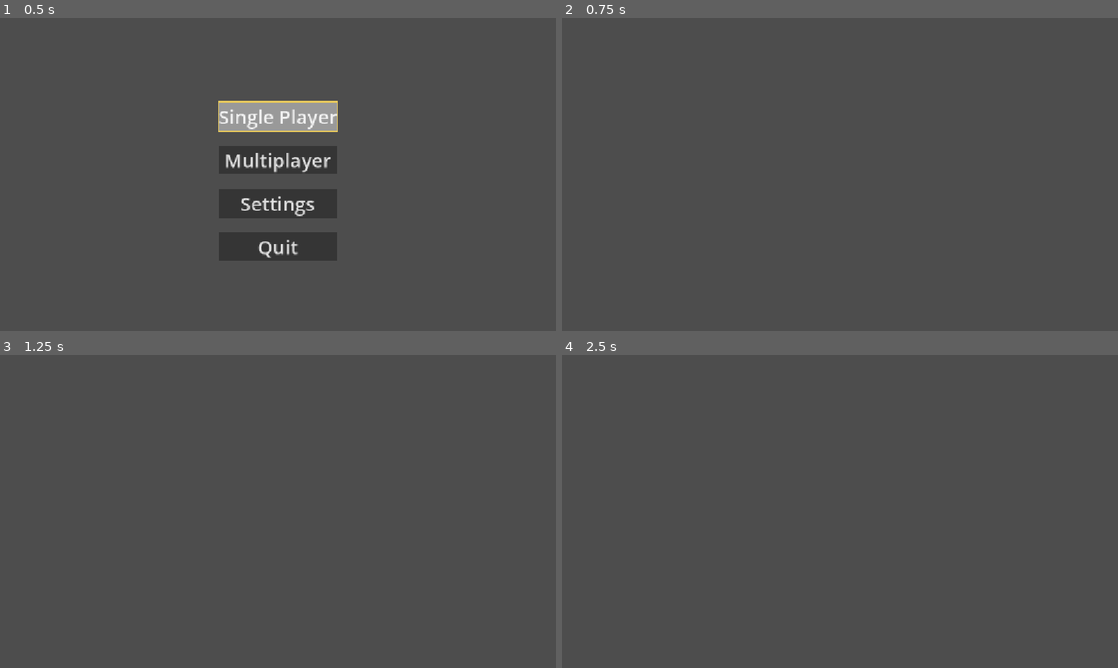
Above: before the commit, frames 1-4 (two rows, left to right).
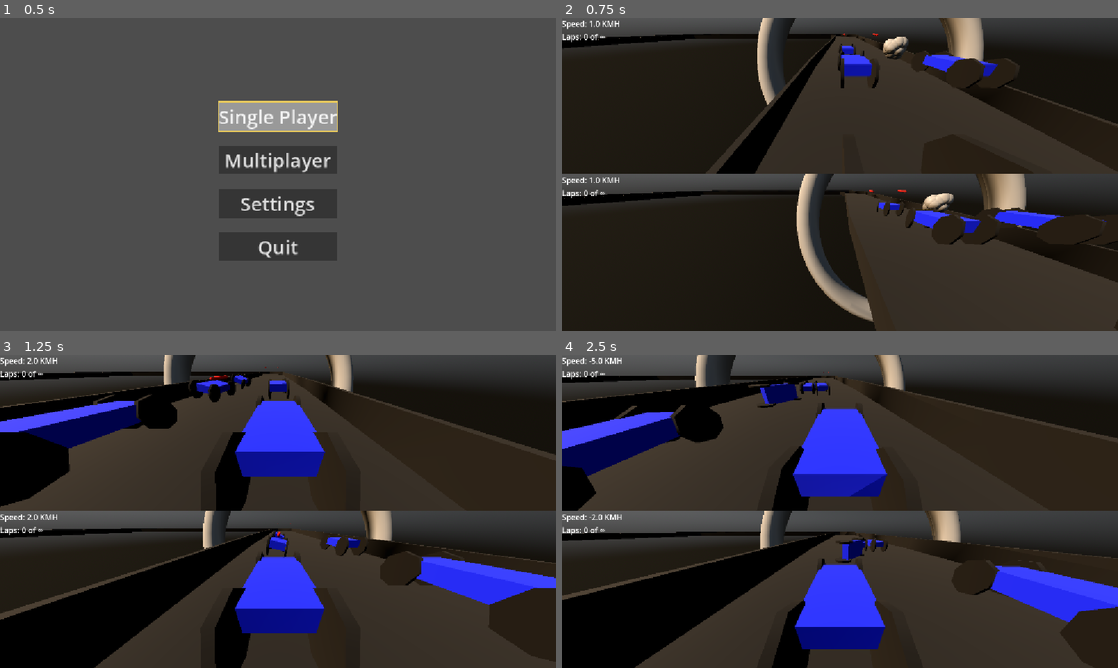
Above: after the commit, the same moments.

Repository: DwoaC/RickNRollRacing
Game: Godot game, scene res://gui/main.tscn
Two runs of this game, one before a commit and one after it. Both use one fixed random seed, a clock stepped at 60 frames per second and the inputs below. Sound files missing from this copy of the repository are replaced by a short silence.
Inputs:
- Up to frame 1 (0.5 s): no input
- Up to frame 2 (0.75 s): click "Single Player" at 0.5 s
- Up to frame 3 (1.25 s): no input
- Up to frame 4 (2.5 s): hold D (turn_right) 1.28-2.03 s; tap Keypad 8 (accelerate_p2) at 1.35 s; hold S (brake) from 2.03 s (still down); tap Keypad 5 (brake_p2) at 2.1 s

Frame 1 is identical in both runs. In frame 2, 93% of the frame differs, in the area x 0-100%, y 0-100%; in frame 3, 91%; in frame 4, 89%.
Error before the commit: Attempt to call function 'instantiate' in base 'null instance' on a null instance. (res://gamer_manager.gd:10)

Commit message:
subview containers refactored

Diff:
--- a/gui/main.gd
+++ /dev/null
@@ -1,24 +0,0 @@
-extends Node
-
-@onready var level_container = $LevelContainer
-@onready var ui_layer = $UILayer
-
-func trigger_level_load(path: String):
-	for child in level_container.get_children():
-		child.queue_free()
-
-	# 2. Add the Loading Screen UI
-	var loader = load("res://gui/loading_screen.tscn").instantiate()
-	loader.scene_path = path
-	ui_layer.add_child(loader)
-
-
-func finalize_load(new_level_resource: PackedScene):
-	var level_instance = new_level_resource.instantiate()
-	level_container.add_child(level_instance)
-
-	# 3. Position the Player at the level's SpawnPoint
-	spawn_player(level_instance)
-
-func spawn_player(level):
-	pass
--- a/gui/main.tscn
+++ b/gui/main.tscn
@@ -1,11 +1,37 @@
 [gd_scene load_steps=4 format=3 uid="uid://ddspl8kouh0vv"]
 
-[ext_resource type="Script" uid="uid://b0knhaj5nn7js" path="res://gui/main.gd" id="1_npj5w"]
 [ext_resource type="PackedScene" uid="uid://br0l8neg6qv7i" path="res://gui/loading_screen.tscn" id="2_640sx"]
 [ext_resource type="PackedScene" uid="uid://5u2ijg5e0xtr" path="res://gui/main_menu.tscn" id="3_mlcj6"]
 
+[sub_resource type="GDScript" id="GDScript_640sx"]
+script/source = "extends Node
+
+@onready var level_container = $LevelContainer
+@onready var ui_layer = $UILayer
+
+func trigger_level_load(path: String):
+	for child in level_container.get_children():
+		child.queue_free()
+
+	# 2. Add the Loading Screen UI
+	var loader = load(\"res://gui/loading_screen.tscn\").instantiate()
+	loader.scene_path = path
+	ui_layer.add_child(loader)
+
+
+func finalize_load(new_level_resource: PackedScene):
+	var level_instance = new_level_resource.instantiate()
+	level_container.add_child(level_instance)
+
+	# 3. Position the Player at the level's SpawnPoint
+	spawn_player(level_instance)
+
+func spawn_player(level):
+	pass
+"
+
 [node name="Main" type="Node"]
-script = ExtResource("1_npj5w")
+script = SubResource("GDScript_640sx")
 
 [node name="UILayer" type="CanvasLayer" parent="."]
 
--- a/gui/main_menu.gd
+++ b/gui/main_menu.gd
@@ -38,7 +38,7 @@
 
 func _on_single_player_btn_pressed():
 	# Tell our Main node to start the game
-	GamerManager.load_level("res://worlds/world_1.tscn")
+	GamerManager.load_level("res://worlds/main.tscn")
 	hide()
 
 func _on_multiplayer_btn_pressed():
--- /dev/null
+++ b/worlds/car_sub_viewport_container.tscn
@@ -0,0 +1,44 @@
+[gd_scene load_steps=4 format=3 uid="uid://fvlb3imihg64"]
+
+[ext_resource type="PackedScene" uid="uid://ekj5r33q5fo7" path="res://gui/car_gui/car_gui.tscn" id="1_arpq0"]
+[ext_resource type="PackedScene" uid="uid://c4jtxt7avcl0m" path="res://objects/camera/spring_mounted_camera.tscn" id="2_w7okf"]
+
+[sub_resource type="GDScript" id="GDScript_m61u3"]
+script/source = "extends SubViewportContainer
+
+@export var car: Car:
+	set(new_car):
+		car = new_car
+		if camera:
+			camera.car = car
+		if ui:
+			ui.car = car
+
+@onready var camera: CameraPivot = %Camera
+@onready var ui: CanvasLayer = %CanvasLayer
+
+func _ready() -> void:
+	if car and not camera.car:
+		camera.car = car
+	if car and not ui.car:
+		ui.car = car
+"
+
+[node name="SubViewportContainer1" type="SubViewportContainer"]
+size_flags_horizontal = 3
+size_flags_vertical = 3
+stretch = true
+script = SubResource("GDScript_m61u3")
+
+[node name="SubViewport1" type="SubViewport" parent="."]
+handle_input_locally = false
+audio_listener_enable_2d = true
+audio_listener_enable_3d = true
+size = Vector2i(2, 2)
+render_target_update_mode = 4
+
+[node name="CanvasLayer" parent="SubViewport1" instance=ExtResource("1_arpq0")]
+unique_name_in_owner = true
+
+[node name="Camera" parent="SubViewport1" instance=ExtResource("2_w7okf")]
+unique_name_in_owner = true
--- a/worlds/main.tscn
+++ b/worlds/main.tscn
@@ -1,27 +1,9 @@
-[gd_scene load_steps=7 format=3 uid="uid://bo136s21spad7"]
+[gd_scene load_steps=5 format=3 uid="uid://bo136s21spad7"]
 
 [ext_resource type="Script" uid="uid://wa8fcxpyoxdq" path="res://worlds/main.gd" id="1_q4nr1"]
-[ext_resource type="PackedScene" uid="uid://ekj5r33q5fo7" path="res://gui/car_gui/car_gui.tscn" id="2_s6w6s"]
-[ext_resource type="PackedScene" uid="uid://c4jtxt7avcl0m" path="res://objects/camera/spring_mounted_camera.tscn" id="3_t4qxf"]
+[ext_resource type="PackedScene" uid="uid://fvlb3imihg64" path="res://worlds/car_sub_viewport_container.tscn" id="2_t4qxf"]
 [ext_resource type="PackedScene" uid="uid://bfkasrbu3llwy" path="res://worlds/world.tscn" id="4_04cs4"]
 [ext_resource type="PackedScene" uid="uid://lesp7rhwlcij" path="res://objects/cars/player.tscn" id="5_h51hw"]
-
-[sub_resource type="GDScript" id="GDScript_m61u3"]
-script/source = "extends SubViewportContainer
-
-@export var car: Car:
-	set(new_car):
-		car = new_car
-		if camera:
-			camera.car = car
-
-@onready var camera: CameraPivot = %Camera
-@onready var ui: CanvasLayer = %CanvasLayer
-
-func _ready() -> void:
-	if car and not camera.car:
-		camera.car = car
-"
 
 [node name="Main" type="Node3D"]
 script = ExtResource("1_q4nr1")
@@ -35,44 +17,13 @@
 theme_override_constants/h_separation = 0
 theme_override_constants/v_separation = 0
 
-[node name="SubViewportContainer1" type="SubViewportContainer" parent="GridContainer"]
+[node name="SubViewportContainer1" parent="GridContainer" node_paths=PackedStringArray("car") instance=ExtResource("2_t4qxf")]
 layout_mode = 2
-size_flags_horizontal = 3
-size_flags_vertical = 3
-stretch = true
-script = SubResource("GDScript_m61u3")
+car = NodePath("../../Player1")
 
-[node name="SubViewport1" type="SubViewport" parent="GridContainer/SubViewportContainer1"]
-handle_input_locally = false
-audio_listener_enable_2d = true
-audio_listener_enable_3d = true
-size = Vector2i(1152, 324)
-render_target_update_mode = 4
-
-[node name="CanvasLayer" parent="GridContainer/SubViewportContainer1/SubViewport1" node_paths=PackedStringArray("car") instance=ExtResource("2_s6w6s")]
-unique_name_in_owner = true
-car = NodePath("../../../../Player1")
-
-[node name="Camera" parent="GridContainer/SubViewportContainer1/SubViewport1" node_paths=PackedStringArray("car") instance=ExtResource("3_t4qxf")]
-unique_name_in_owner = true
-car = NodePath("../../../../Player1")
-
-[node name="SubViewportContainer2" type="SubViewportContainer" parent="GridContainer"]
+[node name="SubViewportContainer2" parent="GridContainer" node_paths=PackedStringArray("car") instance=ExtResource("2_t4qxf")]
 layout_mode = 2
-size_flags_horizontal = 3
-size_flags_vertical = 3
-stretch = true
-
-[node name="SubViewport2" type="SubViewport" parent="GridContainer/SubViewportContainer2"]
-handle_input_locally = false
-size = Vector2i(1152, 324)
-render_target_update_mode = 4
-
-[node name="CanvasLayer" parent="GridContainer/SubViewportContainer2/SubViewport2" node_paths=PackedStringArray("car") instance=ExtResource("2_s6w6s")]
-car = NodePath("../../../../Player2")
-
-[node name="CameraPivot" parent="GridContainer/SubViewportContainer2/SubViewport2" node_paths=PackedStringArray("car") instance=ExtResource("3_t4qxf")]
-car = NodePath("../../../../Player2")
+car = NodePath("../../Player2")
 
 [node name="World" parent="." node_paths=PackedStringArray("cars") instance=ExtResource("4_04cs4")]
 unique_name_in_owner = true
Not shown, removed: gui/main.gd.uid
